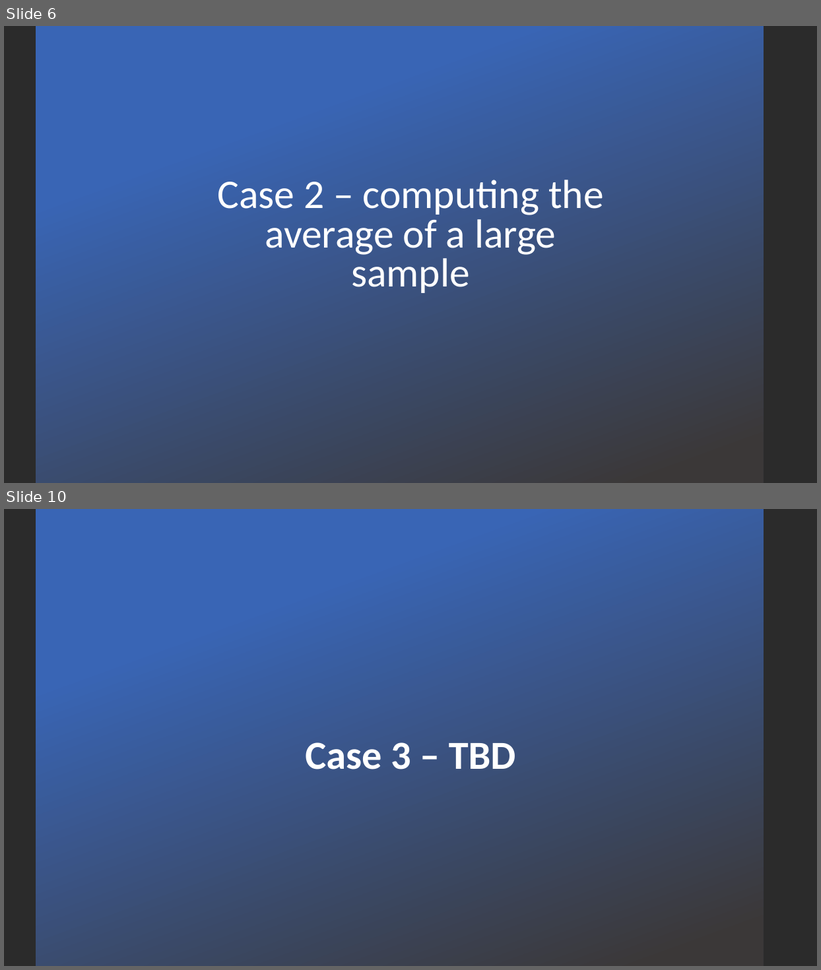
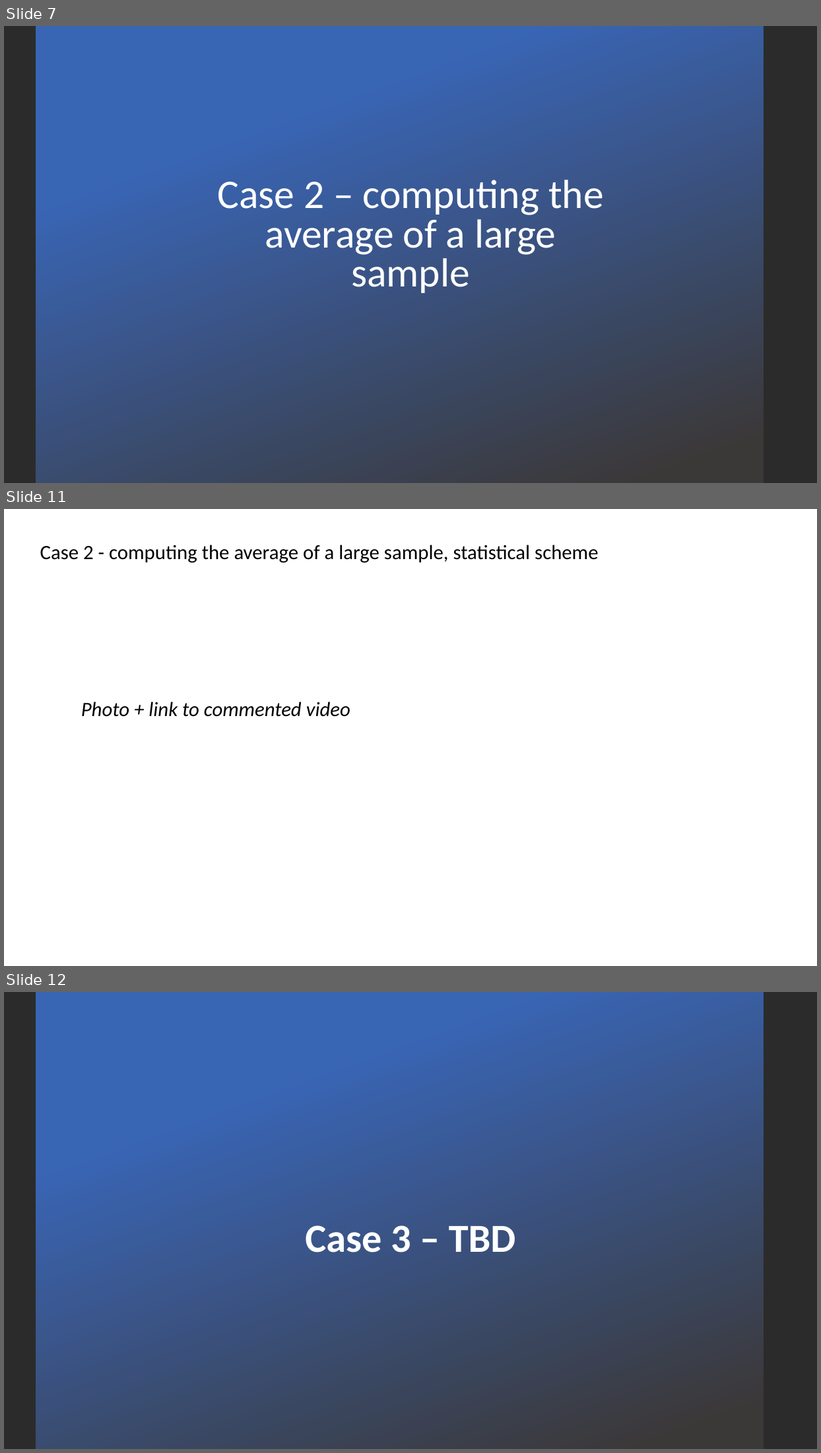
Before and after one commit to andreplima/BoT-in-Python, a slide deck: BoT in Python.pptx. Shown one above the other, each under a label of ours: slides 6 and 10 before the commit, slides 7, 11 and 12 after it; the slides between them are not shown. The pictures are 821x970 and 821x1453 pixels, drawn with LibreOffice and Linux fonts; fonts in the diff are those of the drawing; background and template pictures are left out; a plain dark background stands for a picture behind light text. Boxes give left, top, right and bottom in pixels: in the first picture for what was removed or moved away, otherwise in the second. Text is boxed around its words. In the diff, an @@ line names an element or a change of style, - is before the commit and + after.

```diff
--- a/BoT in Python.pptx
+++ b/BoT in Python.pptx
@@ slide 11 added at <box>4,509,817,966</box>, background #FFFFFF @@
@@ text added at <box>40,545,598,563</box>, 24 pt, text #000000 @@
+Case 2 - computing the average of a large sample, statistical scheme
@@ text added at <box>81,702,350,717</box>, 24 pt, text #000000, italic @@
+Photo + link to commented video
@@ what was slide 6 is now slide 7 @@
@@ what was slide 10 is now slide 12 @@
```
Also in this commit, not shown: 1 other slide added, 4 other files.
